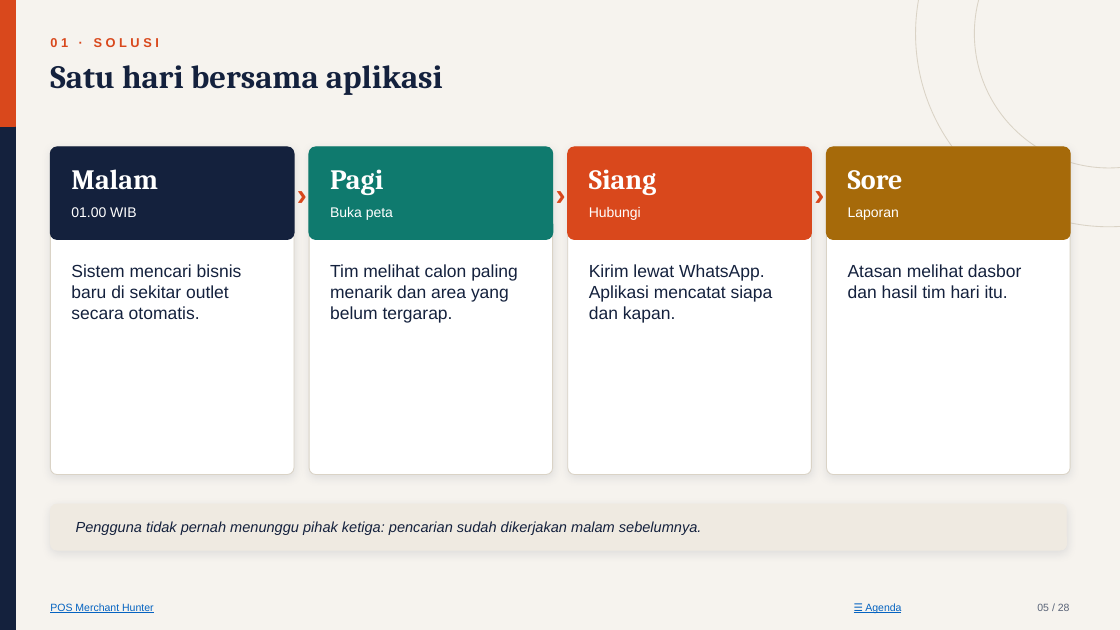
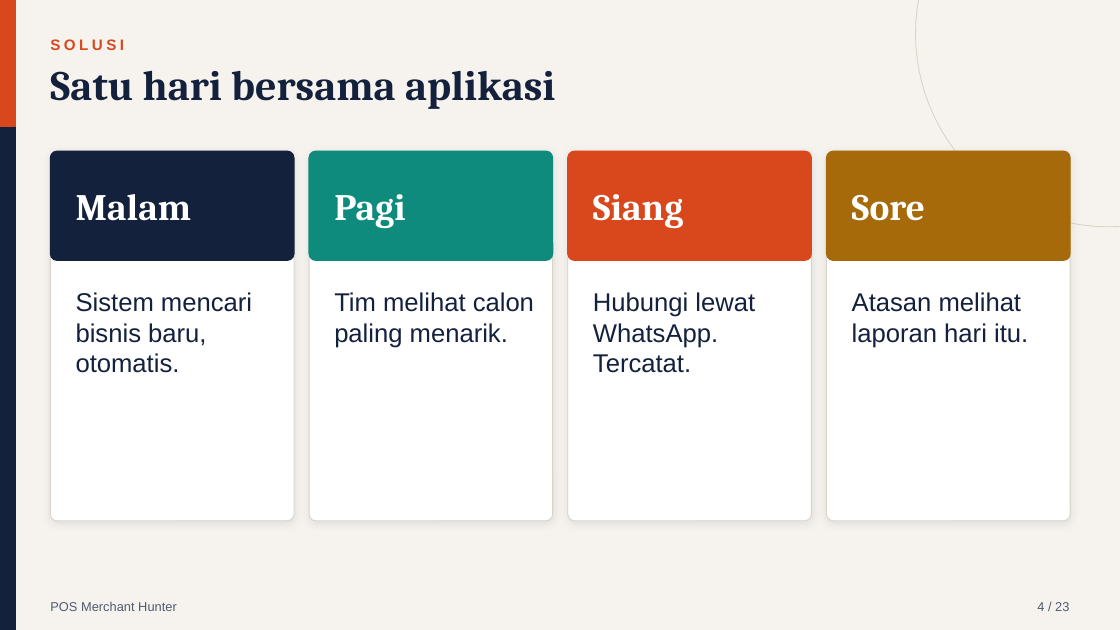
Before and after one commit to ziancuk/merchant-hunter, a slide deck: slide 4 of POS-Merchant-Hunter_Presentasi-Manajemen.pptx (slide 5 before the commit). Drawn at 1120x630 pixels with LibreOffice and Linux fonts; fonts in the diff are those of the drawing. Boxes give left, top, right and bottom in pixels: in the first picture for what was removed or moved away, otherwise in the second. Text is boxed around its words. In the diff, an @@ line names an element or a change of style, - is before the commit and + after.

```diff
--- a/POS-Merchant-Hunter_Presentasi-Manajemen.pptx
+++ b/POS-Merchant-Hunter_Presentasi-Manajemen.pptx
@@ ellipse removed at (975,0,1120,168) @@
@@ text "Satu hari bersama aplikasi" at (50,70,555,109): size 28 to 36 pt @@
@@ text at (50,39,124,50): text changed; size 11 to 13 pt @@
-01 · SOLUSI
+SOLUSI
@@ rounded rectangle: place and size @@
-rounded rectangle at (50,147,294,239)
+rounded rectangle at (50,151,294,260)
@@ rounded rectangle: place and size @@
-rounded rectangle at (50,147,294,475)
+rounded rectangle at (50,151,294,521)
@@ text removed at (287,172,317,214) @@
-›
@@ rounded rectangle: place and size @@
-rounded rectangle at (309,147,553,475)
+rounded rectangle at (309,151,553,521)
@@ rounded rectangle: place and size @@
-rounded rectangle at (309,147,553,239)
+rounded rectangle at (309,151,553,260)
@@ rounded rectangle at (309,151,553,260): fill #0F7A6E to #0F8B7D; outline #0F7A6E 1 pt to #0F8B7D 1 pt; proportions changed @@
@@ text removed at (546,172,576,214) @@
-›
@@ rounded rectangle: place and size @@
-rounded rectangle at (568,147,812,239)
+rounded rectangle at (568,151,812,260)
@@ rounded rectangle: place and size @@
-rounded rectangle at (568,147,812,475)
+rounded rectangle at (568,151,812,521)
@@ text removed at (805,172,834,214) @@
-›
@@ proportions changed in 3 elements at (50,151,294,260), (568,151,812,260), (827,151,1070,260) @@
@@ rounded rectangle: place and size @@
-rounded rectangle at (827,147,1070,239)
+rounded rectangle at (827,151,1070,260)
@@ rounded rectangle: place and size @@
-rounded rectangle at (827,147,1070,475)
+rounded rectangle at (827,151,1070,521)
@@ size 24 to 32 pt in 4 elements at (76,194,192,221), (593,194,683,228), (334,194,405,229), (852,194,925,221) @@
@@ text removed at (71,207,136,217) @@
-01.00 WIB
@@ text removed at (330,207,393,220) @@
-Buka peta
@@ text removed at (589,207,641,220) @@
-Hubungi
@@ text removed at (848,207,899,220) @@
-Laporan
@@ text at (76,292,252,373): text changed; size 15 to 22 pt @@
-Sistem mencari bisnis baru di sekitar outlet secara otomatis.
+Sistem mencari bisnis baru, otomatis.
@@ text at (334,292,534,348): text changed; size 15 to 22 pt @@
-Tim melihat calon paling menarik dan area yang belum tergarap.
+Tim melihat calon paling menarik.
@@ text at (593,292,755,373): text changed; size 15 to 22 pt @@
-Kirim lewat WhatsApp. Aplikasi mencatat siapa dan kapan.
+Hubungi lewat WhatsApp. Tercatat.
@@ text at (852,292,1028,348): text changed; size 15 to 22 pt @@
-Atasan melihat dasbor dan hasil tim hari itu.
+Atasan melihat laporan hari itu.
@@ rounded rectangle removed at (50,504,1067,550) @@
@@ text removed at (76,521,702,535) @@
-Pengguna tidak pernah menunggu pihak ketiga: pencarian sudah dikerjakan malam sebelumnya.
@@ text "POS Merchant Hunter" at (50,602,177,611): size 9 to 11 pt, text colour #0563C1 to #4F5A70, underline off @@
@@ text removed at (865,603,901,613) @@
-☰ Agenda
@@ text removed at (1037,603,1070,611) @@
-05 / 28
@@ text added at (1037,602,1069,611), 11 pt, text #4F5A70 @@
+4 / 23
```
Also in this commit, not shown: 16 other slides changed, 6 slides added, 11 slides removed, 2 other files.
